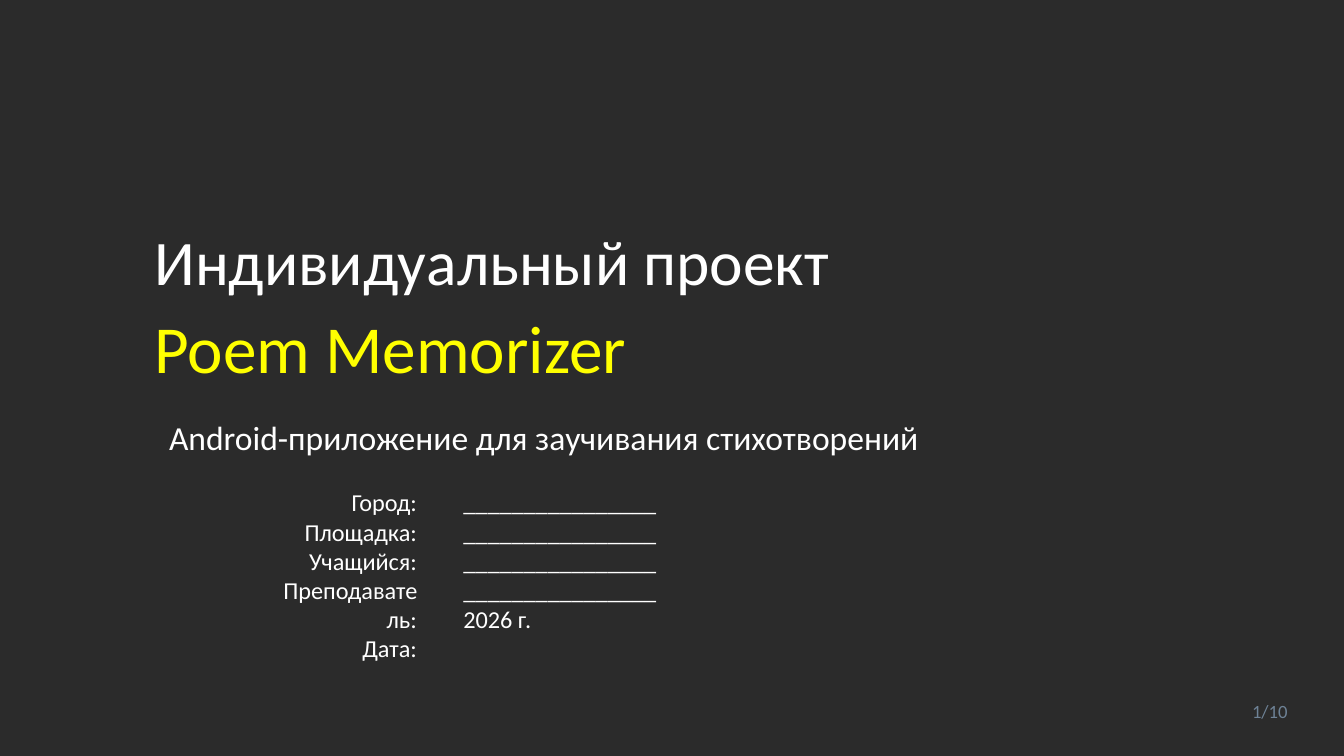
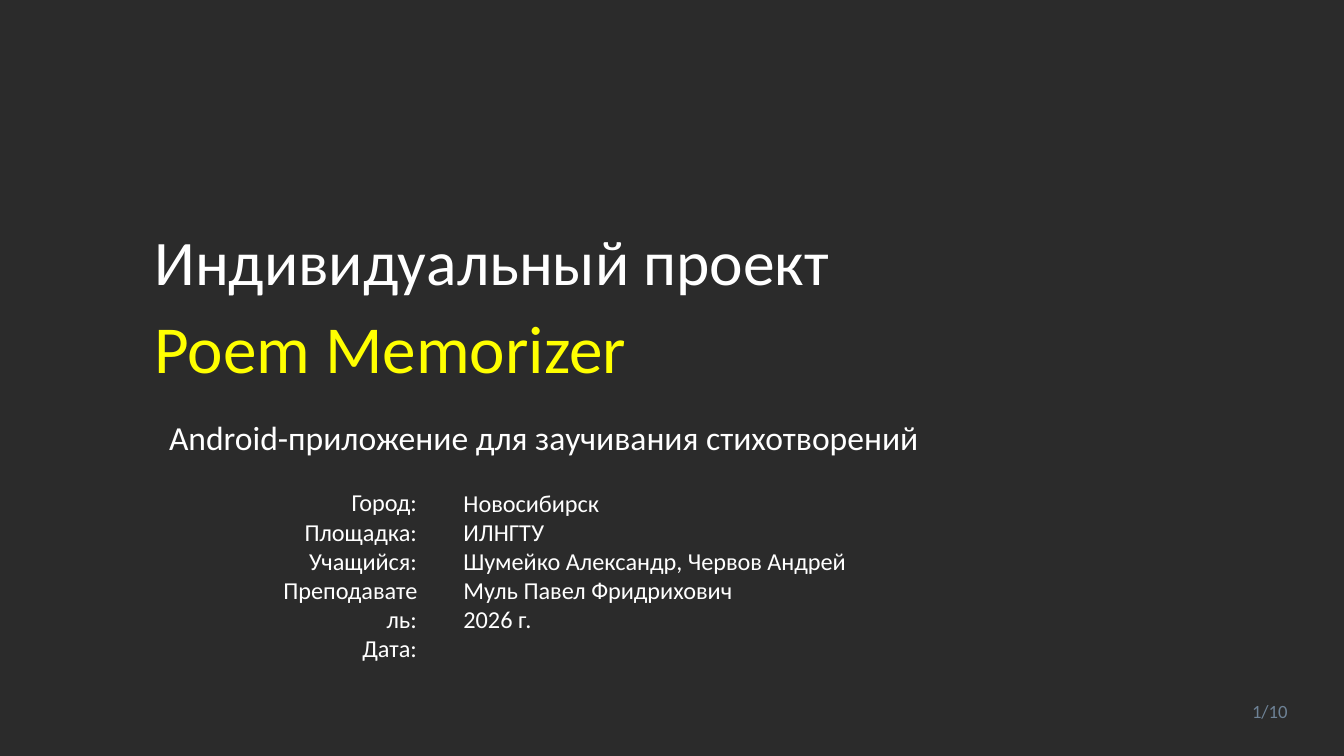
Before and after one commit to AleksandrShumeiko/Samsung-litra, a slide deck: slide 1 of PoemMemorizer.pptx. Drawn at 1344x756 pixels with LibreOffice and Linux fonts; fonts in the diff are those of the drawing; background and template pictures are left out; a plain dark background stands for a picture behind light text. Boxes give left, top, right and bottom in pixels: in the first picture for what was removed or moved away, otherwise in the second. Text is boxed around its words. In the diff, an @@ line names an element or a change of style, - is before the commit and + after.

```diff
--- a/PoemMemorizer.pptx
+++ b/PoemMemorizer.pptx
@@ text at <box>463,495,845,603</box>: text changed @@
-________________
-________________
-________________
-________________
+Новосибирск
+ИЛНГТУ
+Шумейко Александр, Червов Андрей
+Муль Павел Фридрихович
```
Also in this commit, not shown: 9 other slides changed.
